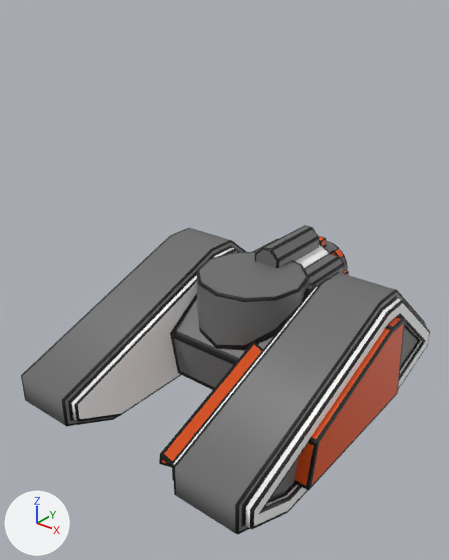
A saved change to the Blender file Jacob Blender/Player/PlayerMech.blend.
Before and after are seen from a 50 mm lens placed at (3.01, -4.13, 3.58), pointed at (0.02, -0.4, 1.26). Arrows for +X, +Y and +Z are at lower left; the lights stay in place.

In view in the first picture: 'Ram_Inside_3', 'Ram_Outside_3', 'Tank Chassis'.
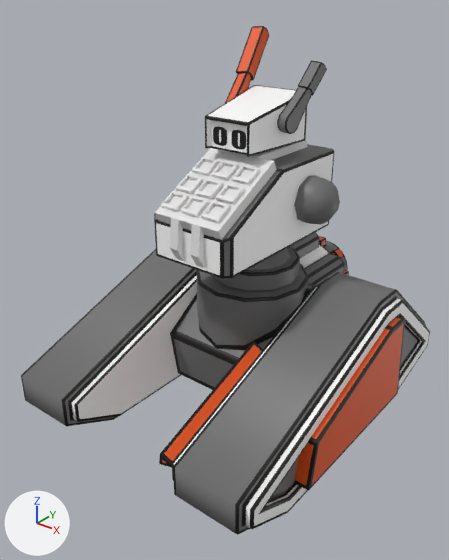
Commit message: player ui update

Location of each change, (x1, y1, x2, y2) in pixels of the pictures (449 x 560 px):
'Mech Torso', shown: after (154, 26, 340, 291)
'Cube.004', added: after (155, 140, 308, 268)
'Cube.016', added: after (201, 201, 231, 224)
'Cube.013', added: after (215, 183, 246, 205)
'Cube.017', added: after (180, 196, 209, 218)
'Cube.010', added: after (231, 165, 261, 186)
'Cube.014', added: after (195, 179, 224, 200)
'Cube.018', added: after (161, 191, 189, 212)
'Cube.015', added: after (176, 174, 204, 194)
'Cube.011', added: after (211, 161, 239, 181)
'Cube.012', added: after (191, 157, 219, 176)

The change, as a diff of the scene's bpy script:
```diff
--- a/Jacob Blender/Player/PlayerMech.blend.py
+++ b/Jacob Blender/Player/PlayerMech.blend.py
@@ me_cube_037 @@
+me_cube_037.from_pydata(...)  # 16 vertices, 14 faces; spans x -1.0..1.0, y -1.0..1.0, z -1.0..1.0
@@ me_cube_012 @@
+me_cube_012.from_pydata(...)  # 40 vertices, 38 faces; spans x -1.0..1.0, y -1.35..2.66, z -6.29..1.0
@@ ob_mech_torso @@
 ob_mech_torso.location = (0.026, 0.043, 1.375)
-ob_mech_torso.hide_set(True)
@@ ob_cube_018 @@
+ob_cube_018 = bpy.data.objects.new('Cube.018', me_cube_037)
+ob_cube_018.location = (-0.165, -0.773, 2.018)
+ob_cube_018.rotation_euler = (0.497, 0.0, 0.0)  # degrees (28, 0, 0)
+ob_cube_018.scale = (0.0813, 0.0813, 0.0267)
@@ ob_cube_017 @@
+ob_cube_017 = bpy.data.objects.new('Cube.017', me_cube_037.copy())
+ob_cube_017.location = (0.037, -0.773, 2.02)
+ob_cube_017.rotation_euler = (0.497, 0.0, 0.0)  # degrees (28, 0, 0)
+ob_cube_017.scale = (0.0813, 0.0813, 0.0267)
@@ ob_cube_016 @@
+ob_cube_016 = bpy.data.objects.new('Cube.016', me_cube_037.copy())
+ob_cube_016.location = (0.244, -0.773, 2.023)
+ob_cube_016.rotation_euler = (0.497, 0.0, 0.0)  # degrees (28, 0, 0)
+ob_cube_016.scale = (0.0813, 0.0813, 0.0267)
@@ ob_cube_015 @@
+ob_cube_015 = bpy.data.objects.new('Cube.015', me_cube_037.copy())
+ob_cube_015.location = (-0.165, -0.599, 2.113)
+ob_cube_015.rotation_euler = (0.497, 0.0, 0.0)  # degrees (28, 0, 0)
+ob_cube_015.scale = (0.0813, 0.0813, 0.0267)
@@ ob_cube_014 @@
+ob_cube_014 = bpy.data.objects.new('Cube.014', me_cube_037.copy())
+ob_cube_014.location = (0.037, -0.599, 2.115)
+ob_cube_014.rotation_euler = (0.497, 0.0, 0.0)  # degrees (28, 0, 0)
+ob_cube_014.scale = (0.0813, 0.0813, 0.0267)
@@ ob_cube_013 @@
+ob_cube_013 = bpy.data.objects.new('Cube.013', me_cube_037.copy())
+ob_cube_013.location = (0.244, -0.599, 2.119)
+ob_cube_013.rotation_euler = (0.497, 0.0, 0.0)  # degrees (28, 0, 0)
+ob_cube_013.scale = (0.0813, 0.0813, 0.0267)
@@ ob_cube_012 @@
+ob_cube_012 = bpy.data.objects.new('Cube.012', me_cube_037.copy())
+ob_cube_012.location = (-0.165, -0.406, 2.214)
+ob_cube_012.rotation_euler = (0.497, 0.0, 0.0)  # degrees (28, 0, 0)
+ob_cube_012.scale = (0.0813, 0.0813, 0.0267)
@@ ob_cube_011 @@
+ob_cube_011 = bpy.data.objects.new('Cube.011', me_cube_037.copy())
+ob_cube_011.location = (0.037, -0.406, 2.215)
+ob_cube_011.rotation_euler = (0.497, 0.0, 0.0)  # degrees (28, 0, 0)
+ob_cube_011.scale = (0.0813, 0.0813, 0.0267)
@@ ob_cube_010 @@
+ob_cube_010 = bpy.data.objects.new('Cube.010', me_cube_037.copy())
+ob_cube_010.location = (0.244, -0.406, 2.219)
+ob_cube_010.rotation_euler = (0.497, 0.0, 0.0)  # degrees (28, 0, 0)
+ob_cube_010.scale = (0.0813, 0.0813, 0.0267)
@@ ob_cube_004 @@
+ob_cube_004 = bpy.data.objects.new('Cube.004', me_cube_012)
+ob_cube_004.location = (0.046, -0.523, 2.066)
+ob_cube_004.rotation_euler = (0.502, 0.0, 0.0)  # degrees (29, 0, 0)
+ob_cube_004.scale = (0.319, 0.388, 0.067)
```
